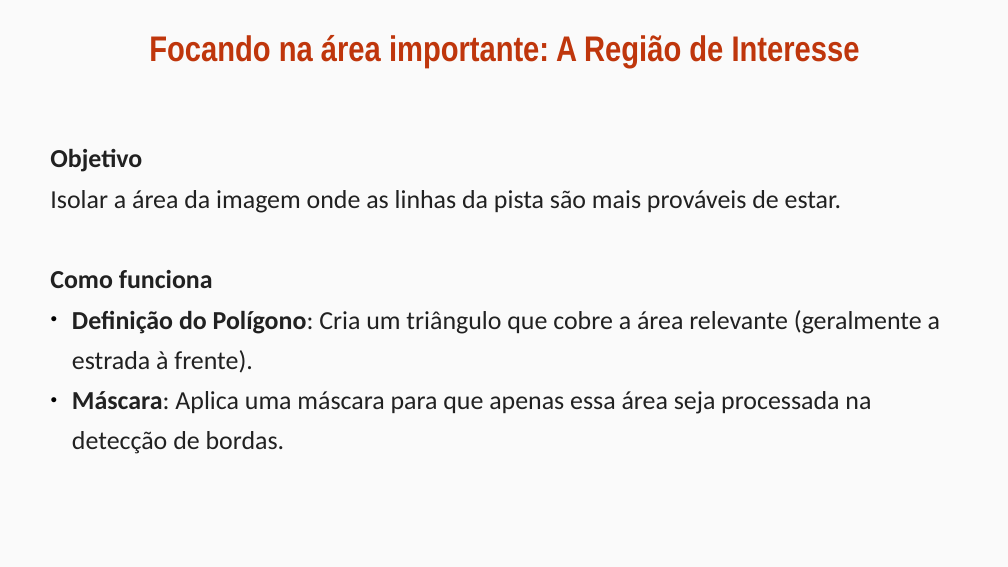
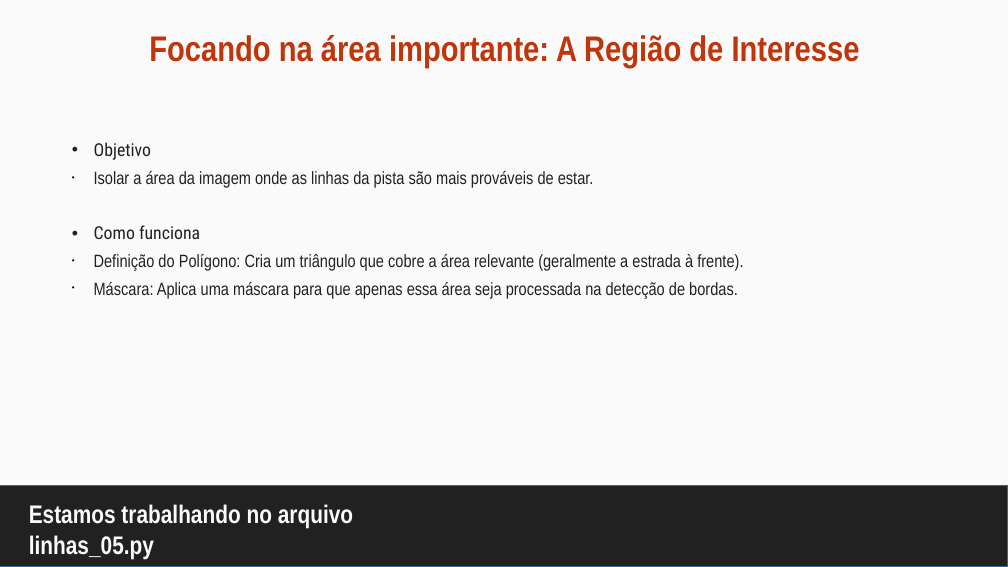
Before and after one commit to maurizioprizzi/finding_lanes, a slide deck: slide 18 of computer_vision_encounter_01.odp. Drawn at 1008x567 pixels with LibreOffice and Linux fonts; fonts in the diff are those of the drawing. Boxes give left, top, right and bottom in pixels: in the first picture for what was removed or moved away, otherwise in the second. Text is boxed around its words. In the diff, an @@ line names an element or a change of style, - is before the commit and + after.

```diff
--- a/computer_vision_encounter_01.odp
+++ b/computer_vision_encounter_01.odp
@@ subtitle "Objetivo": place and size @@
-subtitle "Objetivo" at [50,148,940,454]
+subtitle "Objetivo" at [94,142,743,299]
@@ subtitle "Objetivo" at [94,142,743,299]: size 20.4 to 14 pt, font Calibri to Arial Narrow; font Calibri to Roboto Condensed in "Objetivo", "Como funciona"; bold off in "Objetivo", "Como funciona", "Definição do Polígono:", "Máscara:"; bullet none to •; bullet ● to • @@
@@ rectangle added at [0,486,1008,567], fill #212121, outline #3465A4 0 pt @@
@@ title added at [29,504,353,560], 20 pt, text #FAFAFA, bold @@
+Estamos trabalhando no arquivo linhas_05.py
```
Also in this commit, not shown: 3 other slides changed.
